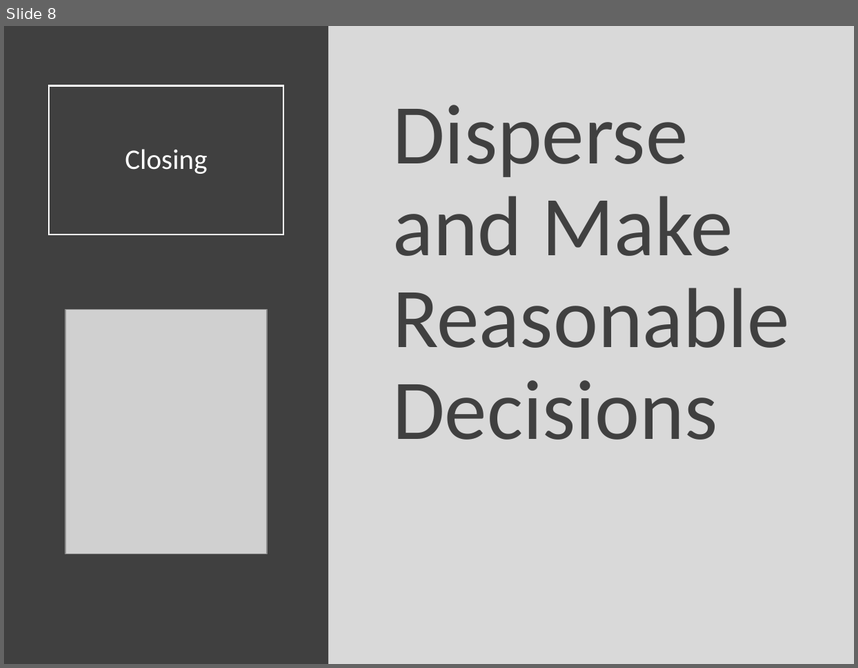
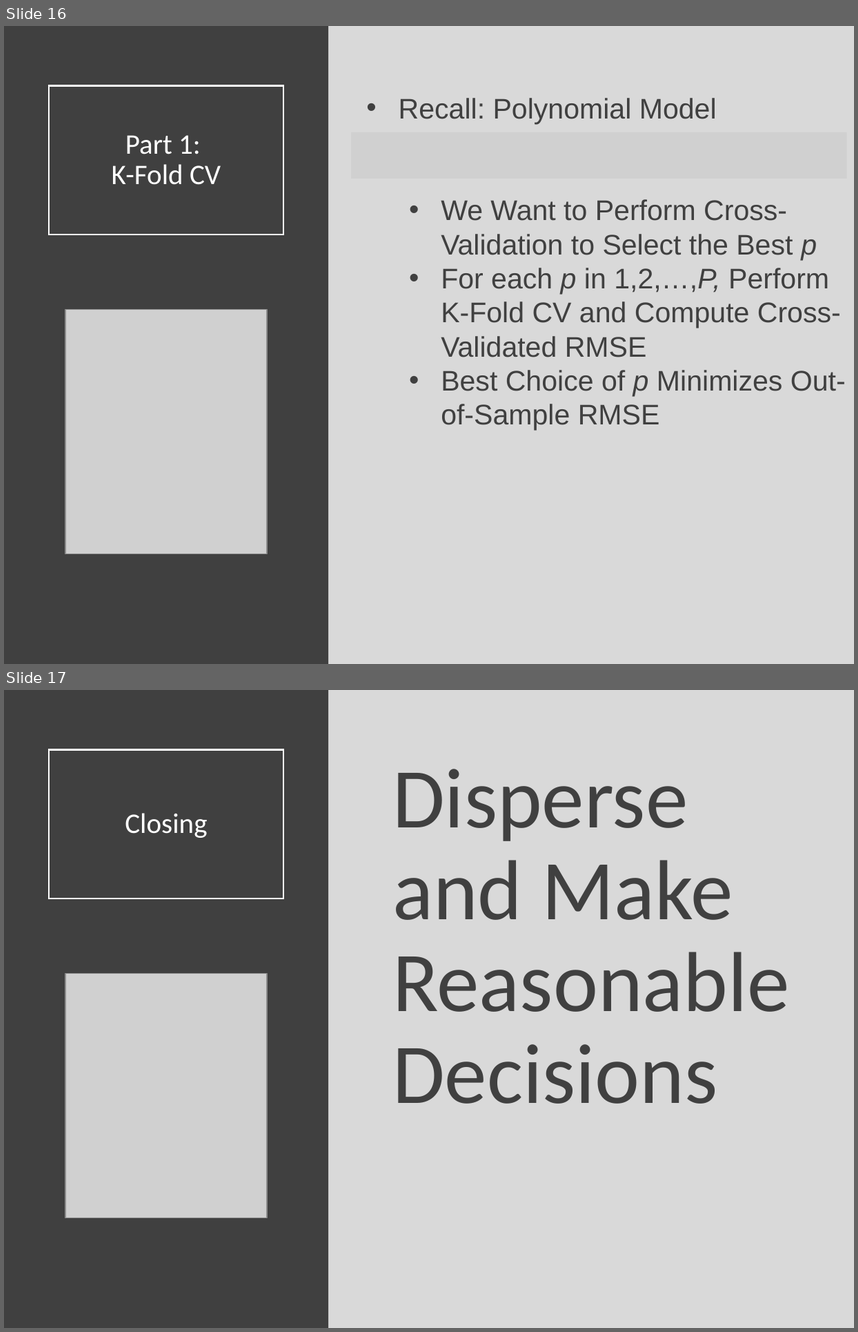
Before and after one commit to Yixf-Self/STOR320_WEBSITE, a slide deck: Lecture/Lecture 25/Lecture 25.pptx. Shown one above the other, each under a label of ours: slide 8 before the commit, slides 16 and 17 after it. The pictures are 858x668 and 858x1332 pixels, drawn with LibreOffice and Linux fonts; fonts in the diff are those of the drawing; grey boxes stand for pictures. Boxes give left, top, right and bottom in pixels: in the first picture for what was removed or moved away, otherwise in the second. Text is boxed around its words. In the diff, an @@ line names an element or a change of style, - is before the commit and + after.

```diff
--- a/Lecture/Lecture 25/Lecture 25.pptx
+++ b/Lecture/Lecture 25/Lecture 25.pptx
@@ slide 16 added at [4, 26, 854, 664], background #D9D9D9 @@
@@ rectangle added at [4, 26, 329, 664], fill #404040 @@
@@ title added at [49, 85, 283, 234], outline #FFFFFF 1.5 pt, 24 pt, text #FFFFFF @@
+Part 1:
+K-Fold CV
@@ text added at [399, 98, 846, 430], 24 pt, text #404040 @@
+• Recall: Polynomial Model
+  • We Want to Perform Cross-Validation to Select the Best p
+  • For each p in 1,2,…,P, Perform K-Fold CV and Compute Cross-Validated RMSE
+  • Best Choice of p Minimizes Out-of-Sample RMSE
@@ picture added at [351, 132, 846, 178] @@
@@ picture added at [65, 309, 267, 553] @@
@@ what was slide 8 is now slide 17 @@
```
Also in this commit, not shown: 4 slides changed, 9 other slides added, 1 slide removed, 5 other files.
